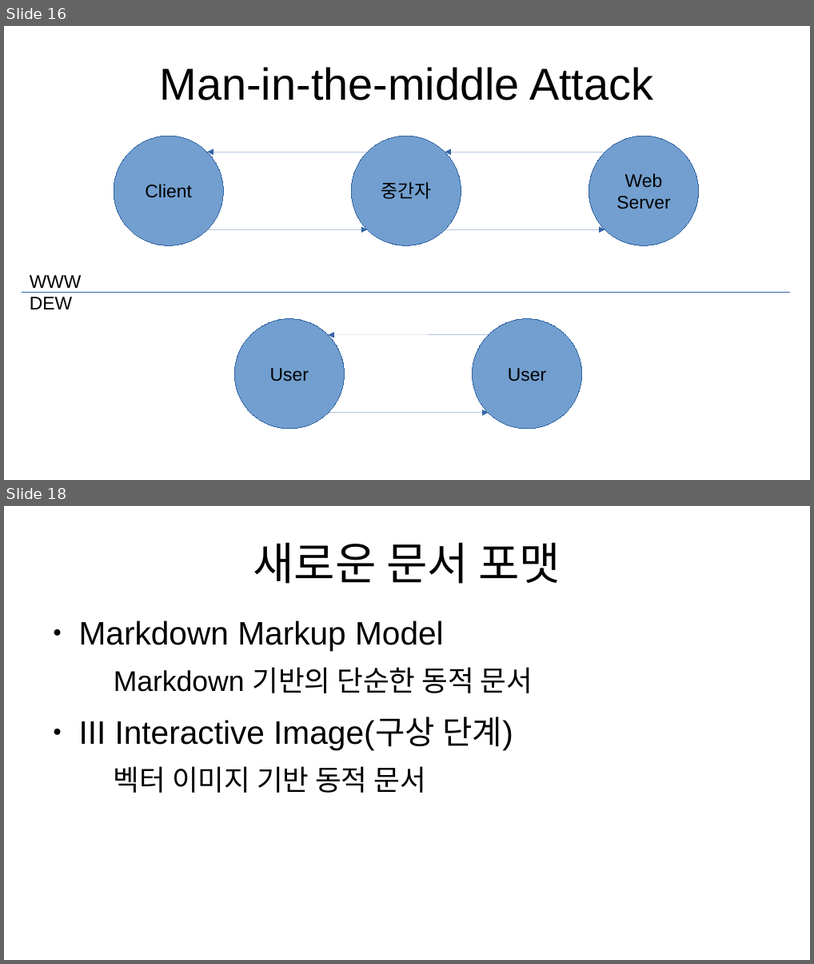
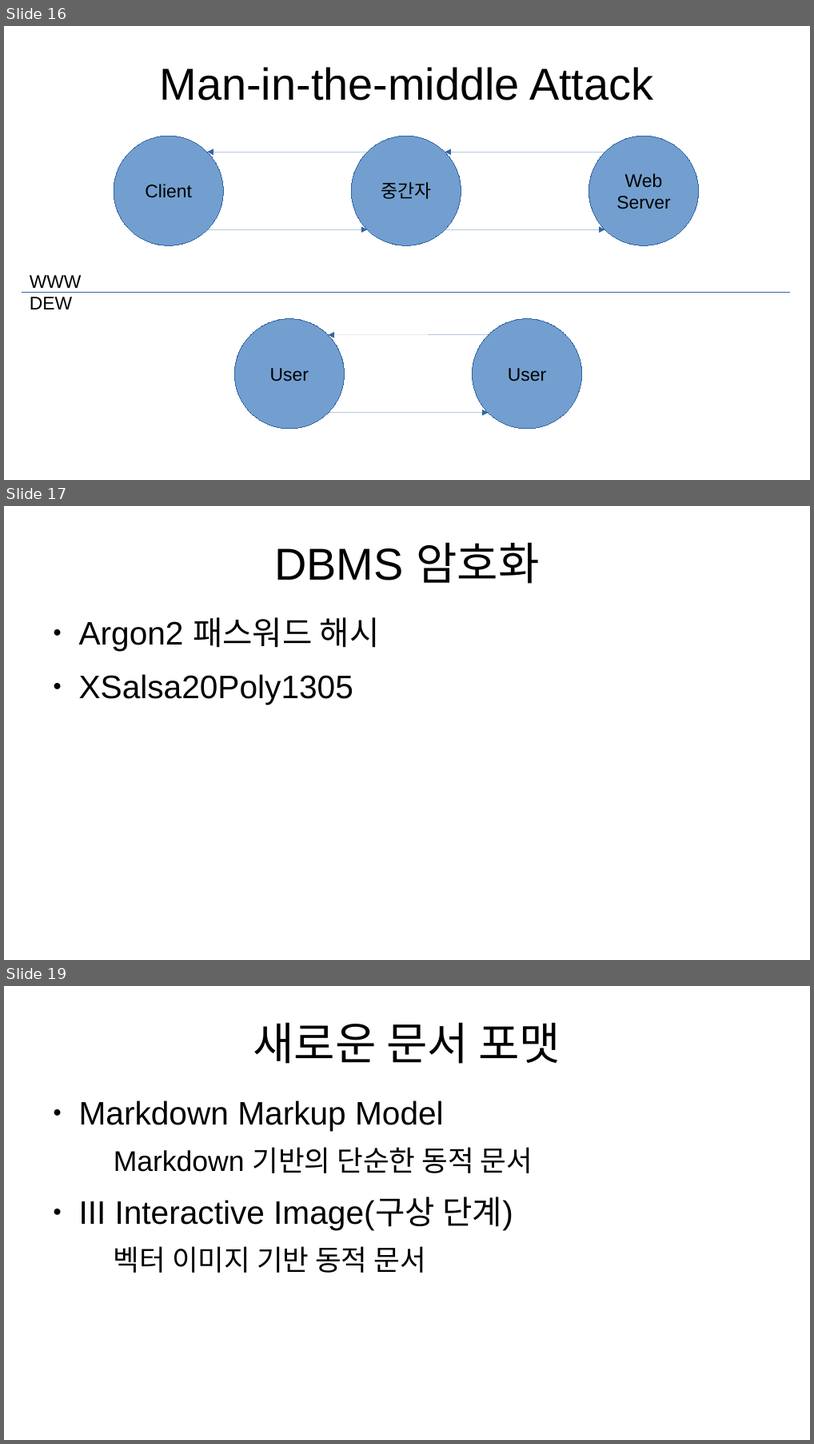
Before and after one commit to StudyWithJY/ResultReport, a slide deck: 7.19/woohyun/DewProject.odp. Shown one above the other, each under a label of ours: slides 16 and 18 before the commit, slides 16, 17 and 19 after it; the slides between them are not shown. The pictures are 814x964 and 814x1444 pixels, drawn with LibreOffice and Linux fonts; fonts in the diff are those of the drawing. Boxes give left, top, right and bottom in pixels: in the first picture for what was removed or moved away, otherwise in the second. Text is boxed around its words. In the diff, an @@ line names an element or a change of style, - is before the commit and + after.

```diff
--- a/7.19/woohyun/DewProject.odp
+++ b/7.19/woohyun/DewProject.odp
@@ slide 17 added at (4,506,810,960), background #FFFFFF @@
@@ title added at (274,542,539,584), 44 pt, text #000000 @@
+DBMS 암호화
@@ text added at (79,617,380,704), 32 pt, text #000000 @@
+● Argon2 패스워드 해시
+● XSalsa20Poly1305
@@ what was slide 18 is now slide 19 @@
```
Also in this commit, not shown: 5 slides changed.
